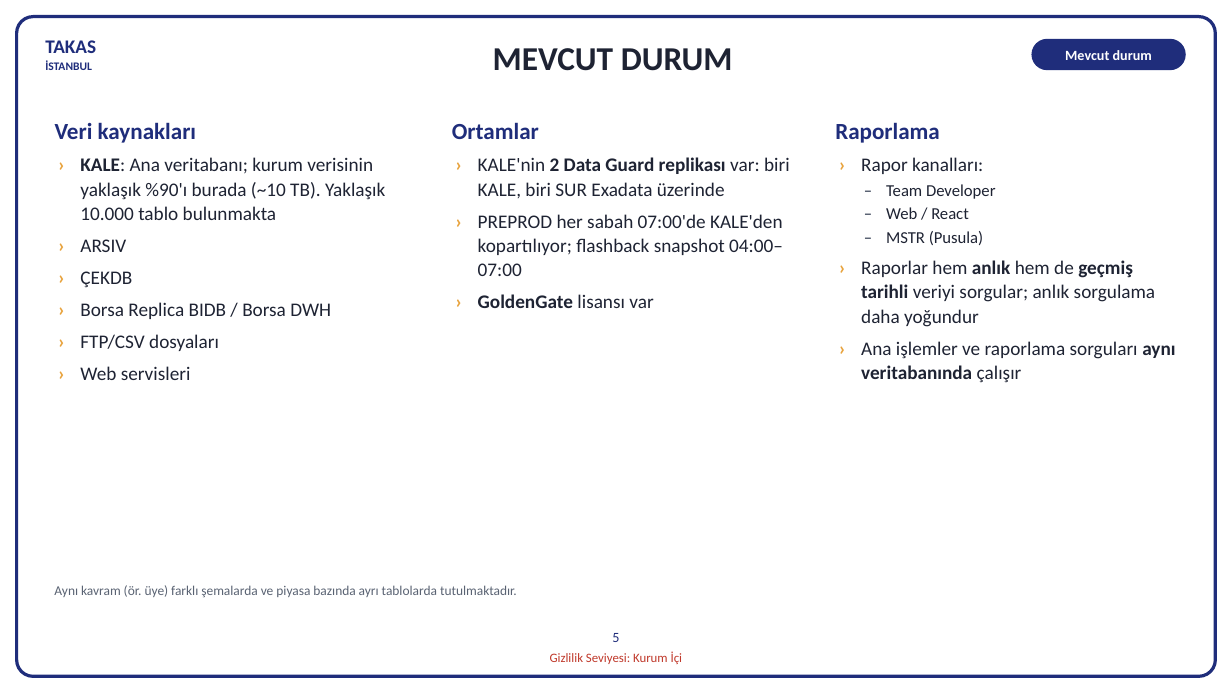
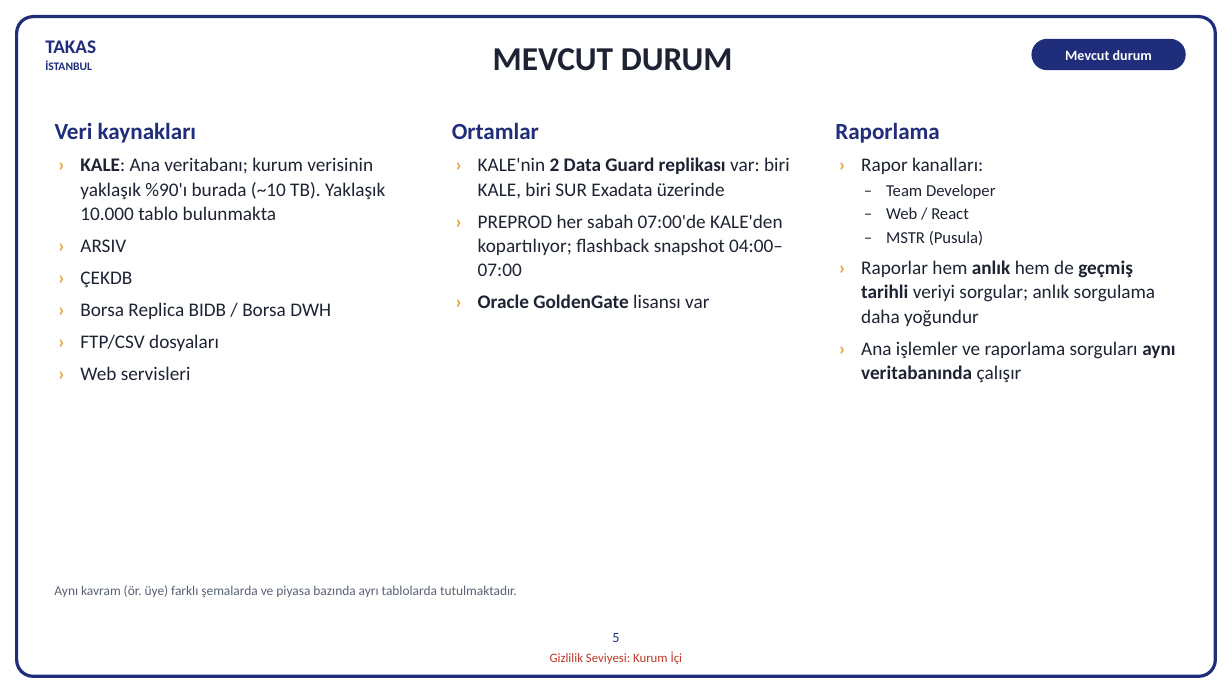
Before and after one commit to hanifidemirel0/Cursor-Projects, a slide deck: slide 5 of outputs/dwh-sunum-kasim-2026/5 - DWHSunum_Kasim2026.pptx. Drawn at 1232x693 pixels with LibreOffice and Linux fonts; fonts in the diff are those of the drawing. Boxes give left, top, right and bottom in pixels: in the first picture for what was removed or moved away, otherwise in the second. Text is boxed around its words. In the diff, an @@ line names an element or a change of style, - is before the commit and + after.

```diff
--- a/outputs/dwh-sunum-kasim-2026/5 - DWHSunum_Kasim2026.pptx
+++ b/outputs/dwh-sunum-kasim-2026/5 - DWHSunum_Kasim2026.pptx
@@ text at (478, 294, 709, 308): text changed @@
-› GoldenGate lisansı var
+› Oracle GoldenGate lisansı var
```
Also in this commit, not shown: 2 other files.
